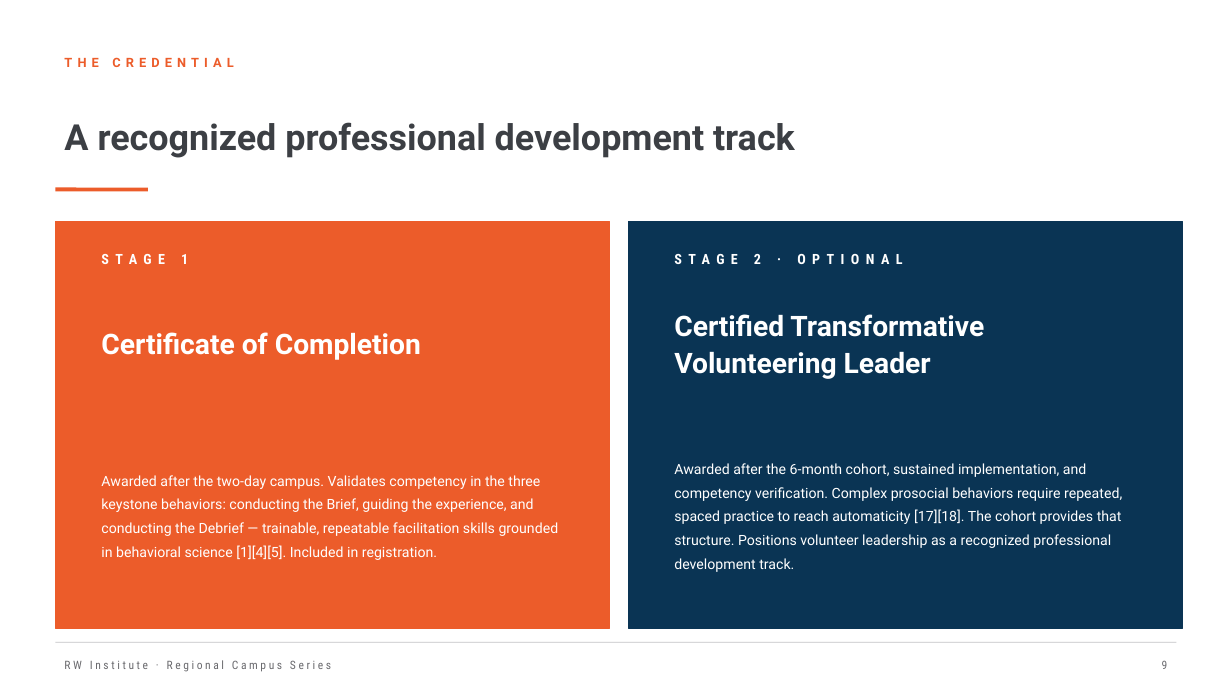
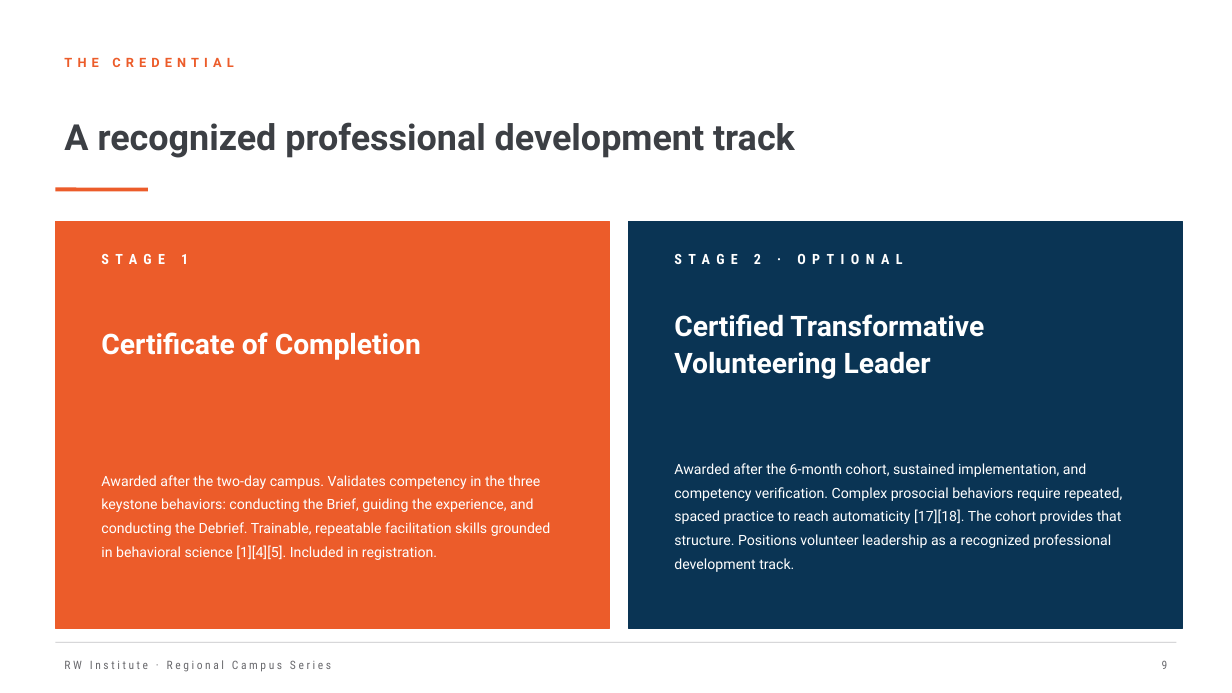
Before and after one commit to chrisjarviscan/rw-regional-campus, a slide deck: slide 9 of business-case-source/RW_Business_Case_Microsoft.pptx. Drawn at 1232x693 pixels with LibreOffice and Linux fonts; fonts in the diff are those of the drawing. Boxes give left, top, right and bottom in pixels: in the first picture for what was removed or moved away, otherwise in the second. Text is boxed around its words. In the diff, an @@ line names an element or a change of style, - is before the commit and + after.

```diff
--- a/business-case-source/RW_Business_Case_Microsoft.pptx
+++ b/business-case-source/RW_Business_Case_Microsoft.pptx
@@ text at (x1=101, y1=475, x2=551, y2=560): text changed @@
-Awarded after the two-day campus. Validates competency in the three keystone behaviors: conducting the Brief, guiding the experience, and conducting the Debrief — trainable, repeatable facilitation skills grounded in behavioral science [1][4][5]. Included in registration.
+Awarded after the two-day campus. Validates competency in the three keystone behaviors: conducting the Brief, guiding the experience, and conducting the Debrief. Trainable, repeatable facilitation skills grounded in behavioral science [1][4][5]. Included in registration.
```
Also in this commit, not shown: 8 other slides changed, 4 slides added.
